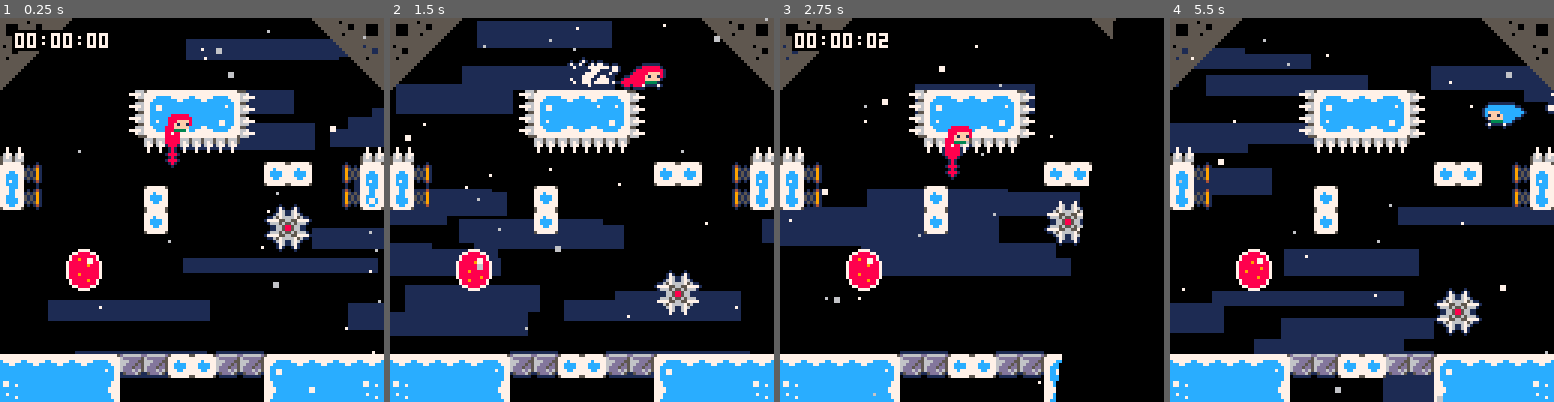
Above: before the commit, frames 1-4 (left to right).
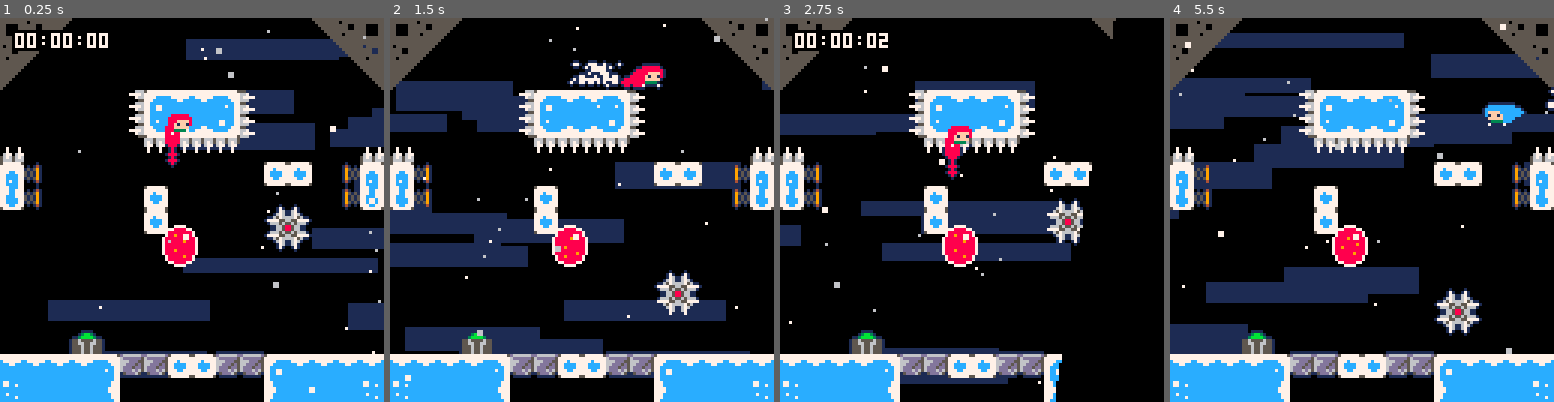
Above: after the commit, the same moments.

Repository: CelesteClassic/newleste.p8
Game: PICO-8 cartridge temple.p8
Two runs of this game, one before a commit and one after it. Both use one fixed random seed, a clock stepped at 60 frames per second and the inputs below.
Inputs:
- Up to frame 1 (0.25 s): no input
- Up to frame 2 (1.5 s): tap X (X key) at 0.33, 1.07 s; tap O (Z key) at 0.7 s
- Up to frame 3 (2.75 s): hold Right 1.6-2.1 s; tap O (Z key) at 1.7, 2.1, 2.5 s; tap X (X key) at 1.85 s; hold Up 2.15-2.42 s; hold Right from 2.47 s (still down)
- Up to frame 4 (5.5 s): tap O (Z key) every 0.4 s from 2.9 to 5.3 s; tap X (X key) at 2.97, 4.08, 5.2 s; release Right at 3.03 s; hold Left 3.08-3.58 s; hold Down 3.63-3.97 s; hold Right 4.02-4.68 s; hold Up 4.73-5.03 s; hold Left from 5.08 s (still down)

The runs differ from the first frame. In frame 1, 2.1% of the frame differs, in the area x 17-52%, y 53-88%; in frame 2, 20%; in frame 3, 13%; in frame 4, 30%, in the area x 0-100%, y 1-100%.

Commit message:
basic dash switch gfx and functionality

Diff:
--- a/temple.p8
+++ b/temple.p8
@@ -956,6 +956,35 @@
   end
 }
 --</red_bubble>--
+
+dash_switch={
+  layer=0,
+  init=function(this)
+    this.solid_obj=true
+    this.hitbox=rectangle(0,3,10,5)
+    this.ogy=this.y
+  end,
+  update=function(this)
+    if not this.active then
+      local hit=this.check(player,0,-1)
+      if hit then
+        if hit.dash_effect_time>3 then
+          this.spd.y=3
+          this.active=true
+        else
+          this.spd.y=sign(this.ogy+2-this.y)
+        end
+      else
+        this.spd.y=sign(this.ogy-this.y)
+      end
+    else
+      this.spd.y=min(this.ogy+6-this.y,3)
+    end
+  end,
+  draw=function(this)
+    spr(68,this.x,this.y,2,1)
+  end
+}
 psfx=function(num)
   if sfx_timer<=0 then
    sfx(num)
@@ -976,7 +1005,8 @@
   [80]=keydoor,
   [112]=sawblade,
   [113]=sawblade,
-  [67]=red_bubble
+  [67]=red_bubble,
+  [68]=dash_switch
 
 }
 
@@ -1595,13 +1625,13 @@
 777cc777777777777777777777777777777777777777777777777777777cc777ccccc7cc55555550055555555555555555555555000000000000000000000000
 77cccc7757777777777777777777777557777777777777777777777557777775cccccccc55555555555555555555555555555555000000000000000000000000
 0aaaaa0000aaa000000a000000666600000000000000000000000000000000000000000000000000000000000000000000000000000000000000000000000000
-0a000a0000a0a000000a000006888860000000000000000000000000000000000000000000000000000000000000000000000000000000000000000000000000
-0a909a0000a0a000000a000068887786000000000000000000000000000000000000000000000000000000000000000000000000000000000000000000000000
-09aaa900009a9000000a000068887786000000000000000000000000000000000000000000000000000000000000000000000000000000000000000000000000
-000a0000000a0000000a000068888886000000000000000000000000000000000000000000000000000000000000000000000000000000000000000000000000
-099a0000009a0000000a000068888886000000000000000000000000000000000000000000000000000000000000000000000000000000000000000000000000
-009a0000000a0000000a000006888860000000000000000000000000000000000000000000000000000000000000000000000000000000000000000000000000
-0aaa0000009a0000000a000000666600000000000000000000000000000000000000000000000000000000000000000000000000000000000000000000000000
+0a000a0000a0a000000a0000068888600003bb300000000000000000000000000000000000000000000000000000000000000000000000000000000000000000
+0a909a0000a0a000000a000068887786003bbbb30000000000000000000000000000000000000000000000000000000000000000000000000000000000000000
+09aaa900009a9000000a000068887786556555565500000000000000000000000000000000000000000000000000000000000000000000000000000000000000
+000a0000000a0000000a000068888886556655665500000000000000000000000000000000000000000000000000000000000000000000000000000000000000
+099a0000009a0000000a000068888886555655655500000000000000000000000000000000000000000000000000000000000000000000000000000000000000
+009a0000000a0000000a000006888860555655655500000000000000000000000000000000000000000000000000000000000000000000000000000000000000
+0aaa0000009a0000000a000000666600555655655500000000000000000000000000000000000000000000000000000000000000000000000000000000000000
 06d6667006666d600000000000000000000000000000000000000000000000000000000000000000000000000000000000000000000000000000000000000000
 6d666d6006d766d60000000000000000000000000000000000000000000000000000000000000000000000000000000000000000000000000000000000000000
 d66dd8d00d8dd66d0000000000000000000000000000000000000000000000000000000000000000000000000000000000000000000000000000000000000000
@@ -1769,11 +1799,11 @@
 2708000000000000000000202000082700000000000000000000000000000000000000000000000000000000000000000000000000000000000000000000000000000000000000000000000000000000000000000000000000000000000000000000000000000000000000000000000000000000000000000000000000000000
 3708000000002000000000710000083700000000000000000000000000000000000000000000000000000000000000000000000000000000000000000000000000000000000000000000000000000000000000000000000000000000000000000000000000000000000000000000000000000000000000000000000000000000
 0000000000002000000000000000000000000000000000000000000000000000000000000000000000000000000000000000000000000000000000000000000000000000000000000000000000000000000000000000000000000000000000000000000000000000000000000000000000000000000000000000000000000000
-0000000000000000000000000000000000000000000000000000000000000000000000000000000000000000000000000000000000000000000000000000000000000000000000000000000000000000000000000000000000000000000000000000000000000000000000000000000000000000000000000000000000000000
-00000043000000000000000000000000000000000a0000000000000000000000000000000000000000000000000000000000000000000000000000000000000000000000000000000000000000000000000000000000000000000000000000000000000000000000000000000000000000000000000000000000000000000000
+0000000000000043000000000000000000000000000000000000000000000000000000000000000000000000000000000000000000000000000000000000000000000000000000000000000000000000000000000000000000000000000000000000000000000000000000000000000000000000000000000000000000000000
+00000000000000000000000000000000000000000a0000000000000000000000000000000000000000000000000000000000000000000000000000000000000000000000000000000000000000000000000000000000000000000000000000000000000000000000000000000000000000000000000000000000000000000000
 0000000000000000000000000000000000000000000000000000000000000000000000000000000000000000000000000000000000000000000000000000000000000000000000000000000000000000000000000000000000000000000000000000000000000000000000000000000000000000000000000000000000000000
 0000000000000000000000000000000000000000000000000000000000000000000000000000000000000000000000000000000000000000000000000000000000000000000000000000000000000000000000000000000000000000000000000000000000000000000000000000000000000000000000000000000000000000
-0000000000000000000000000000000001000000000000000000000000000000000000000000000000000000000000000000000000000000000000000000000000000000000000000000000000000000000000000000000000000000000000000000000000000000000000000000000000000000000000000000000000000000
+0000004400000000000000000000000001000000000000000000000000000000000000000000000000000000000000000000000000000000000000000000000000000000000000000000000000000000000000000000000000000000000000000000000000000000000000000000000000000000000000000000000000000000
 2222222223171720201717212222222223000000000000000000000000000000000000000000000000000000000000000000000000000000000000000000000000000000000000000000000000000000000000000000000000000000000000000000000000000000000000000000000000000000000000000000000000000000
 3825252526000000000000242525253826000000000000000000000000000000000000000000000000000000000000000000000000000000000000000000000000000000000000000000000000000000000000000000000000000000000000000000000000000000000000000000000000000000000000000000000000000000
 
